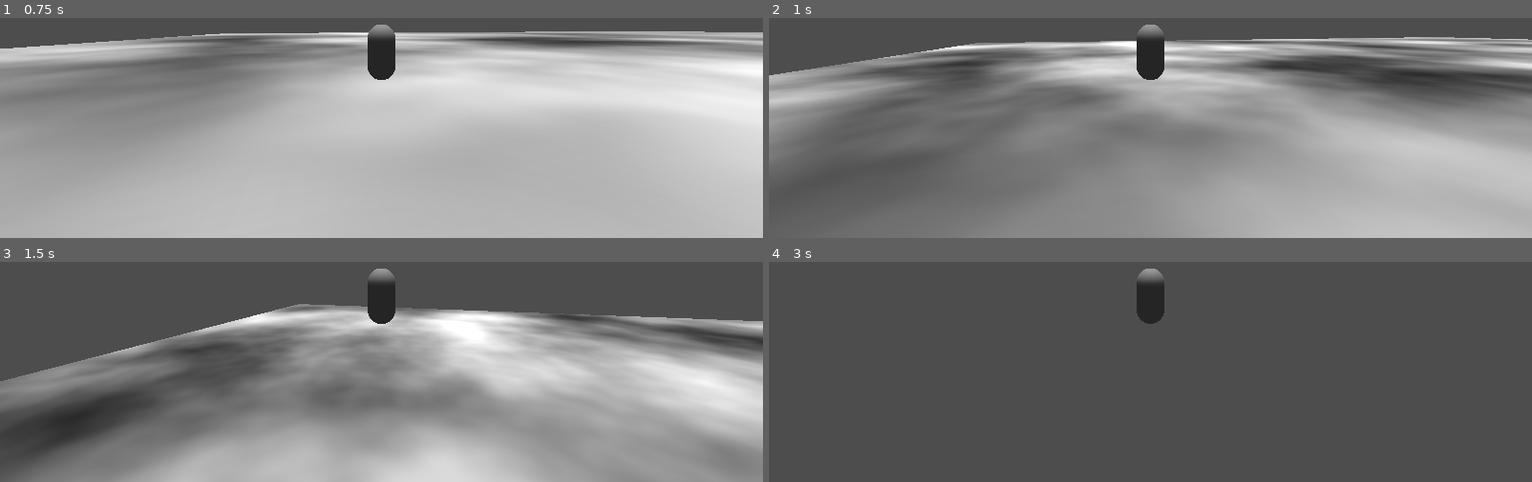
Above: before the commit, frames 1-4 (two rows, left to right).
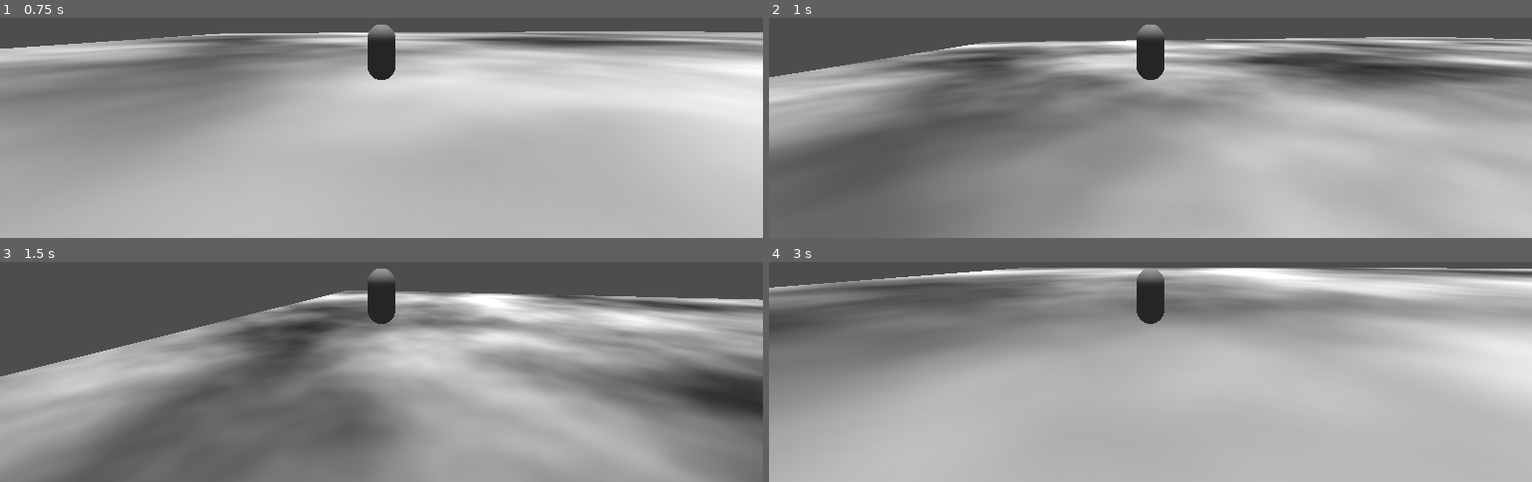
Above: after the commit, the same moments.

Repository: liamhendricks/contrafortuna
Game: Godot game, scene res://main.tscn
Two runs of this game, one before a commit and one after it. Both use one fixed random seed, a clock stepped at 60 frames per second and the inputs below.
Inputs (mouse positions are in pixels of both pictures, inside the frame that each line leads up to):
- Up to frame 1 (0.75 s): tap Enter at 0.5 s; move the mouse to (419, 22) at 0.52 s; hold W (forward) from 0.53 s (still down); hold F (burst) from 0.53 s (still down)
- Up to frame 2 (1 s): keep holding W (forward); keep holding F (burst); tap Space (jump) at 0.77, 0.8 s
- Up to frame 3 (1.5 s): keep holding W (forward); tap Space (jump) at 1.07, 1.35 s; move the mouse to (343, 270) at 1.27 s; release F (burst) at 1.28 s
- Up to frame 4 (3 s): keep holding W (forward); tap Space (jump) at 1.52, 1.82, 2.3 s; tap F (burst) at 1.55, 2.85 s; move the mouse to (outside the picture) at 2.02 s; hold F (burst) 2.03-2.78 s; move the mouse to (1142, 275) at 2.77 s

Frame 1 is identical in both runs. In frame 2, 26% of the frame differs, in the area x 0-100%, y 8-100%; in frame 3, 53%; in frame 4, 91%, in the area x 0-100%, y 2-100%.

Commit message:
burst fix

Diff:
--- a/components/state_machine/states/burst_state.gd
+++ b/components/state_machine/states/burst_state.gd
@@ -13,6 +13,7 @@
 	character.movement_component.burst(-character.model_provider_component.basis.z, burst_power)
 	min_burst_timer = min_burst_time
 	burst_timer = burst_time
+	character.character_data.active_burst += 1
 
 func process(delta : float) -> void:
 	min_burst_timer -= delta
@@ -41,6 +42,6 @@
 			return
 
 func can_jump() -> bool:
-	if min_burst_timer < 0.0:
+	if character.character_data.can_jump() && min_burst_timer < 0.0:
 		return true
 	return false
--- a/components/state_machine/states/fall_state.gd
+++ b/components/state_machine/states/fall_state.gd
@@ -14,7 +14,7 @@
 func physics_process(_delta : float) -> void:
 	var ib : InputBucket = state_controller.get_input_bucket()
 
-	if ib.actions.has(InputBucket.MOVES.BURSTING):
+	if ib.actions.has(InputBucket.MOVES.BURSTING) && can_burst():
 		machine.transition("burst")
 		return
 
@@ -34,6 +34,9 @@
 		machine.transition("wall_slide")
 		return
 
+func can_burst() -> bool:
+	return character.character_data.can_burst()
+
 func can_jump() -> bool:
 	if character.character_data.can_jump():
 		if coyote_timer > 0.0:
--- a/components/state_machine/states/idle_state.gd
+++ b/components/state_machine/states/idle_state.gd
@@ -8,7 +8,8 @@
 func enter(data : Dictionary = {}) -> void:
 	super(data)
 
-	#reset jumps / slides
+	#reset
+	character.character_data.active_burst = 0
 	character.character_data.active_jump = 0
 	character.character_data.active_slide = true
 
@@ -18,7 +19,7 @@
 		machine.transition("jump")
 		return
 
-	if ib.actions.has(InputBucket.MOVES.BURSTING):
+	if ib.actions.has(InputBucket.MOVES.BURSTING) && can_burst():
 		machine.transition("burst")
 		return
 
@@ -30,5 +31,8 @@
 			machine.transition("run")
 			return
 
+func can_burst() -> bool:
+	return character.character_data.can_burst()
+
 func can_jump() -> bool:
 	return true
--- a/components/state_machine/states/jump_state.gd
+++ b/components/state_machine/states/jump_state.gd
@@ -13,7 +13,7 @@
 func physics_process(_delta : float) -> void:
 	var ib : InputBucket = state_controller.get_input_bucket()
 	var colliding : bool = character.raycast_component.any_colliding()
-	if ib.actions.has(InputBucket.MOVES.BURSTING):
+	if ib.actions.has(InputBucket.MOVES.BURSTING) && can_burst():
 		machine.transition("burst")
 		return
 
@@ -37,5 +37,8 @@
 		machine.transition("idle")
 		return
 
+func can_burst() -> bool:
+	return character.character_data.can_burst()
+
 func can_jump() -> bool:
 	return character.character_data.can_jump()
--- a/data/CharacterData.gd
+++ b/data/CharacterData.gd
@@ -2,12 +2,17 @@
 class_name CharacterData
 
 @export var total_jumps : int = 2
+@export var total_bursts : int = 1
 
 var active_jump : int = 0
+var active_burst : int = 0
 var active_slide : bool = false
 
 func can_jump() -> bool:
 	return active_jump < total_jumps
 
+func can_burst() -> bool:
+	return active_burst < total_bursts
+
 func can_slide() -> bool:
 	return active_slide
